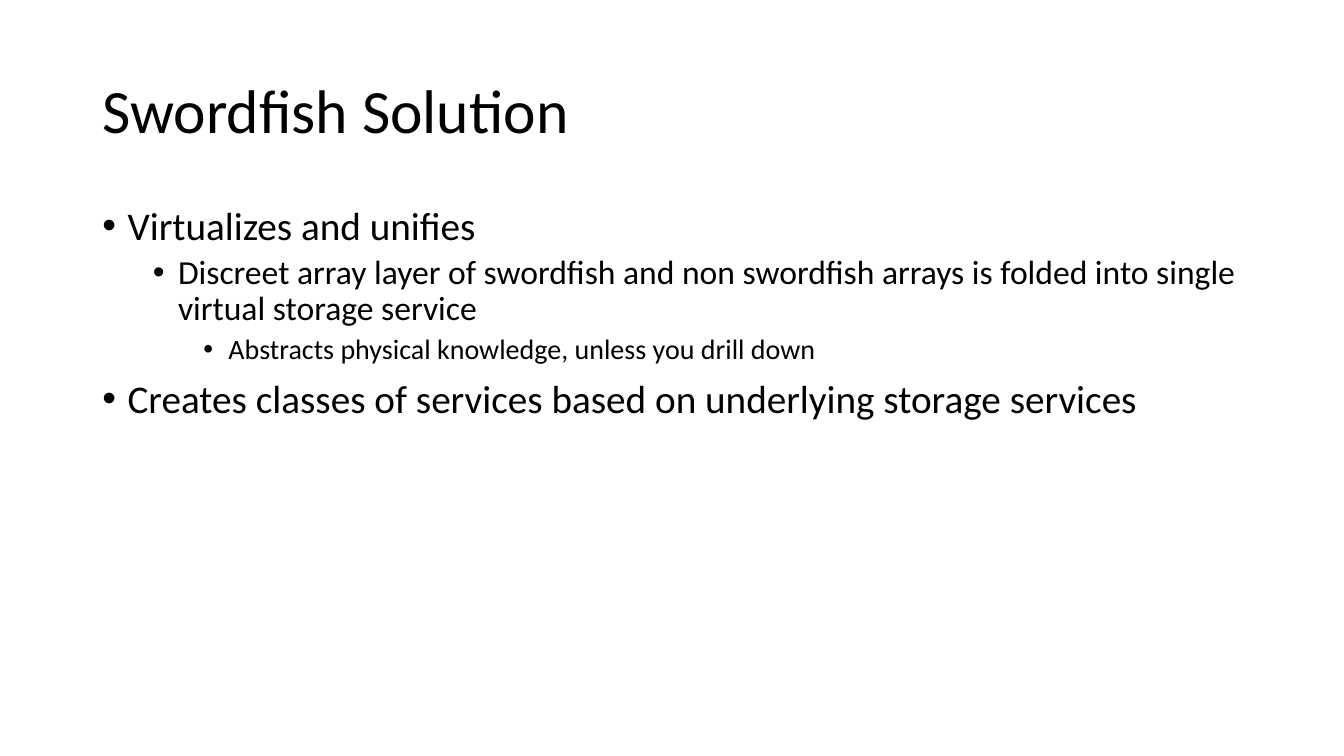
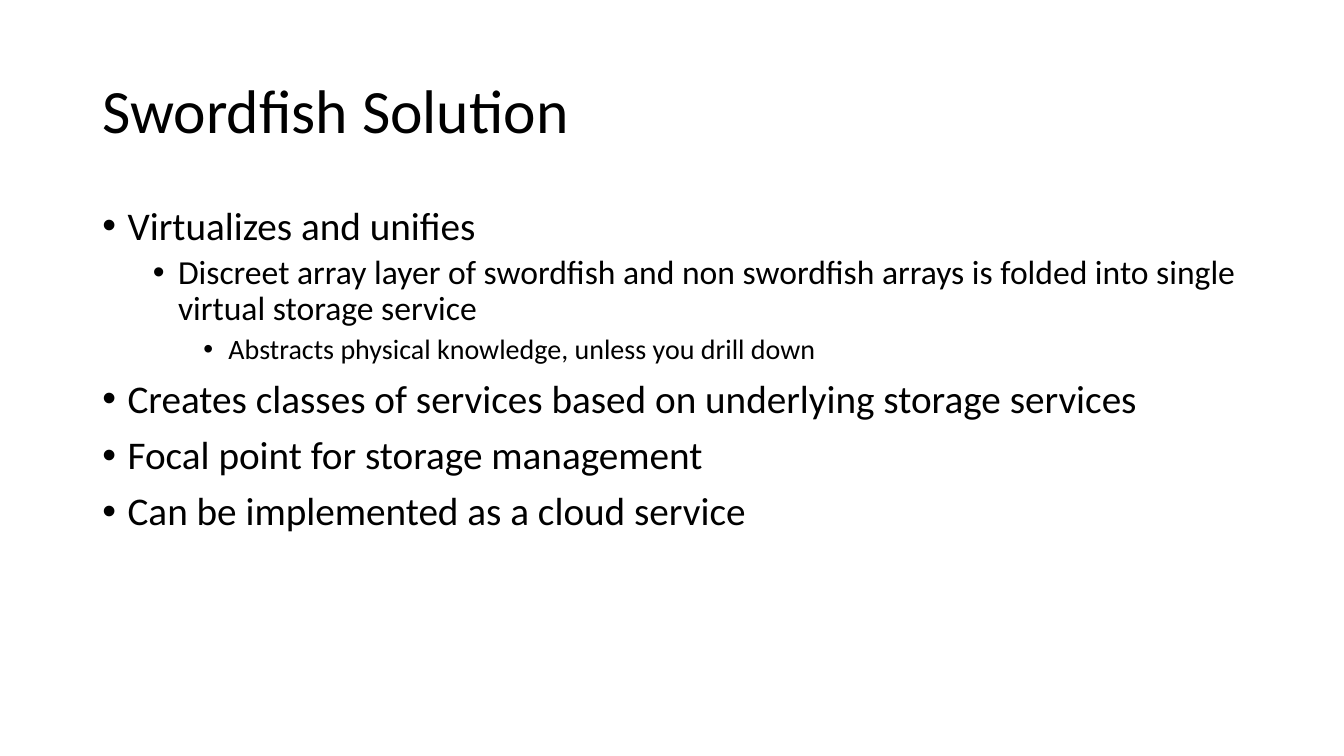
Before and after one commit to SNIA/OSL, a slide deck: slide 15 of Presentations/Orchestration and Swordfish Concepts v1.pptx (slide 14 before the commit). Drawn at 1344x756 pixels with LibreOffice and Linux fonts; fonts in the diff are those of the drawing. Boxes give left, top, right and bottom in pixels: in the first picture for what was removed or moved away, otherwise in the second. Text is boxed around its words. In the diff, an @@ line names an element or a change of style, - is before the commit and + after.

Commit message:
Updates v1 slightly
Added some text around Swordfish

```diff
--- a/Presentations/Orchestration and Swordfish Concepts v1.pptx
+++ b/Presentations/Orchestration and Swordfish Concepts v1.pptx
@@ text at (128,441,745,532): paragraphs added @@
+• Focal point for storage management
+• Can be implemented as a cloud service
```
Also in this commit, not shown: 2 other slides changed, 1 slide added.
